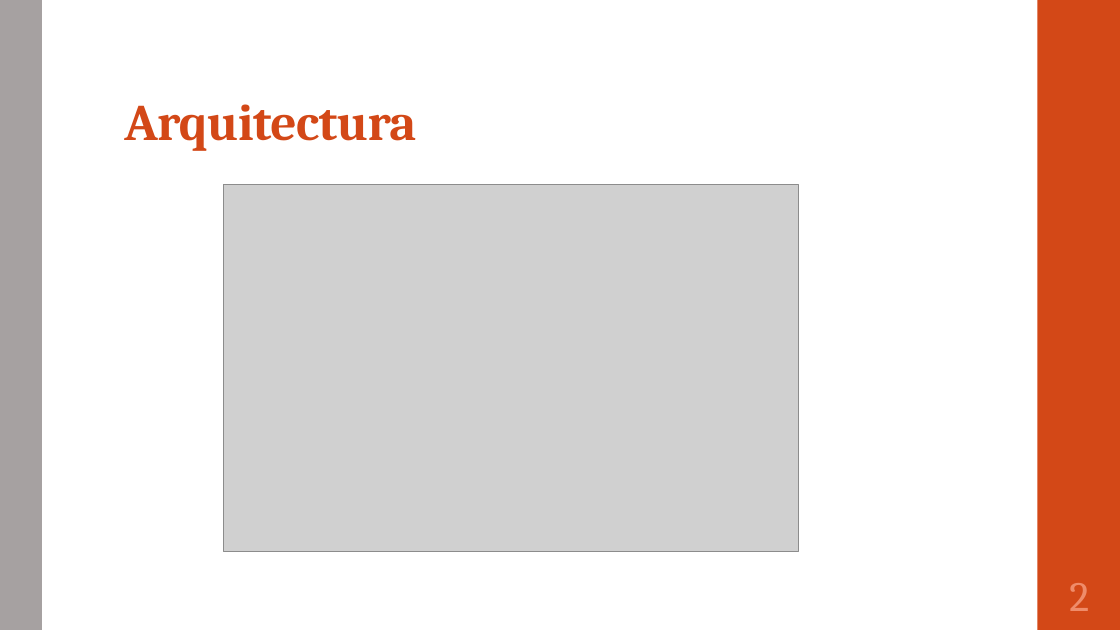
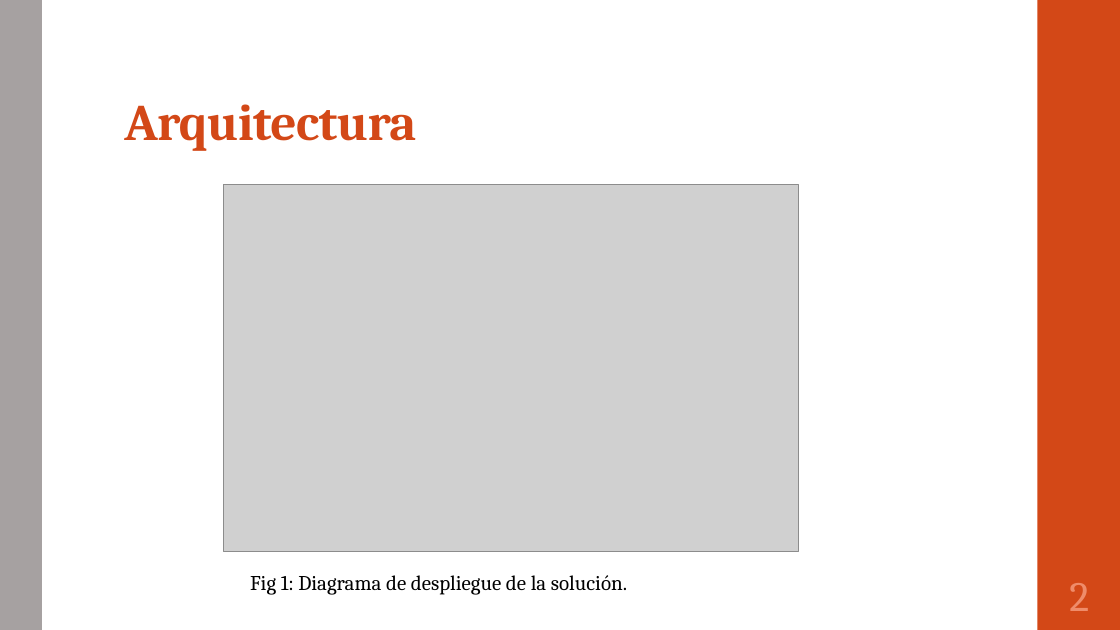
Before and after one commit to portafolio2016/hipocrates, a slide deck: slide 3 of presentación lunes 24 octubre 2016.pptx. Drawn at 1120x630 pixels with LibreOffice and Linux fonts; fonts in the diff are those of the drawing; grey boxes stand for pictures. Boxes give left, top, right and bottom in pixels: in the first picture for what was removed or moved away, otherwise in the second. Text is boxed around its words. In the diff, an @@ line names an element or a change of style, - is before the commit and + after.

```diff
--- a/presentación lunes 24 octubre 2016.pptx
+++ b/presentación lunes 24 octubre 2016.pptx
@@ text added at bbox=[250, 575, 627, 595], 18 pt, text #000000 @@
+Fig 1: Diagrama de despliegue de la solución.
```
Also in this commit, not shown: 4 other slides changed.
